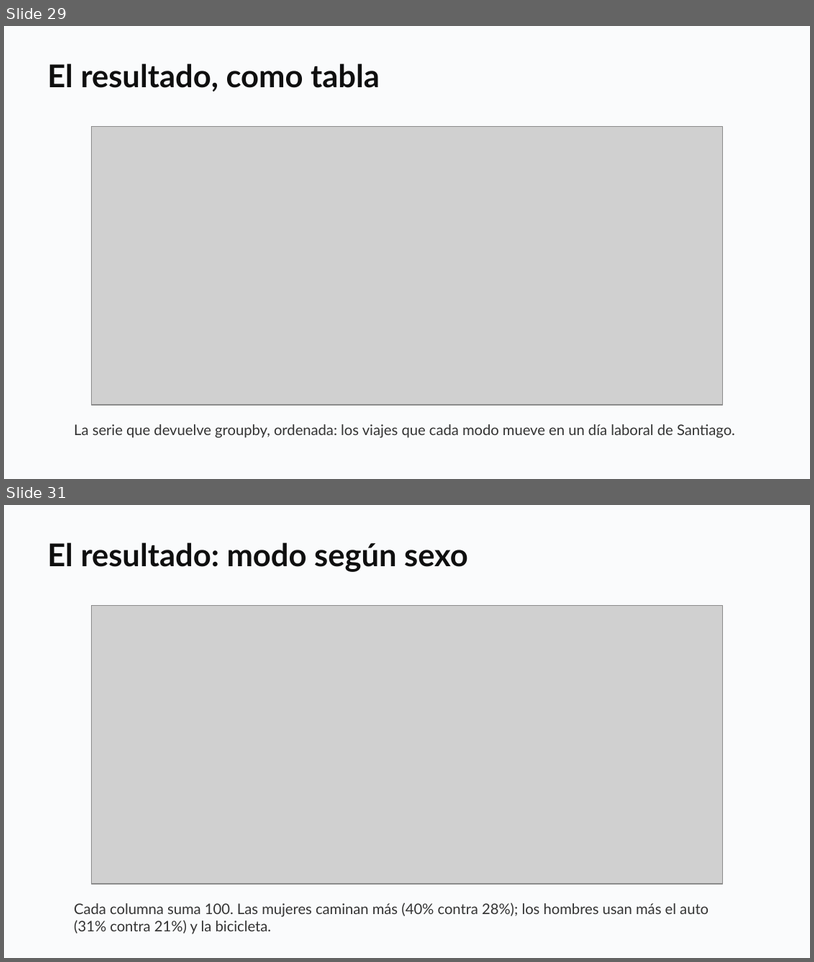
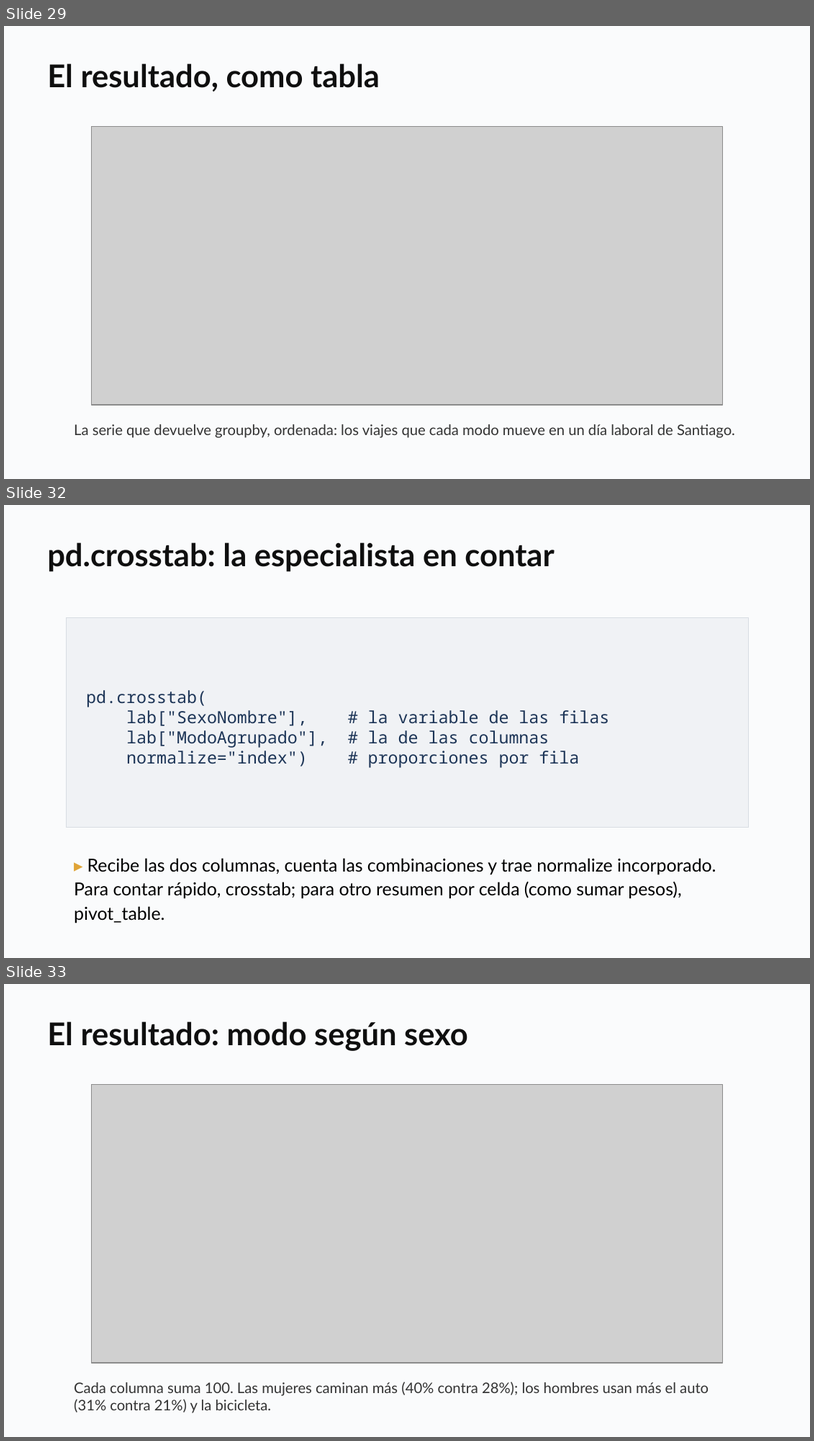
Before and after one commit to daniopitz/diplomado-cdd, a slide deck: presentaciones/clase03_eda_bivariado.pptx. Shown one above the other, each under a label of ours: slides 29 and 31 before the commit, slides 29, 32 and 33 after it; the slides between them are not shown. The pictures are 814x962 and 814x1441 pixels, drawn with LibreOffice and Linux fonts; fonts in the diff are those of the drawing; grey boxes stand for pictures. Boxes give left, top, right and bottom in pixels: in the first picture for what was removed or moved away, otherwise in the second. Text is boxed around its words. In the diff, an @@ line names an element or a change of style, - is before the commit and + after.

```diff
--- a/presentaciones/clase03_eda_bivariado.pptx
+++ b/presentaciones/clase03_eda_bivariado.pptx
@@ slide 32 added at box(4, 505, 810, 958), background #FFFFFF @@
@@ rectangle added at box(4, 505, 810, 958), fill #FAFBFC @@
@@ text added at box(47, 542, 554, 572), 28 pt, text #0F0F0F, bold @@
+pd.crosstab: la especialista en contar
@@ rectangle added at box(66, 618, 749, 828), fill #F0F2F5, outline #D8DDE3 0.75 pt, 15 pt, text #1D3557 @@
+pd.crosstab(
+lab["SexoNombre"], # la variable de las filas
+lab["ModoAgrupado"], # la de las columnas
+normalize="index") # proporciones por fila
@@ text added at box(74, 858, 716, 923), 16 pt, text #000000 @@
+▸ Recibe las dos columnas, cuenta las combinaciones y trae normalize incorporado. Para contar rápido, crosstab; para otro resumen por celda (como sumar pesos), pivot_table.
@@ what was slide 31 is now slide 33 @@
```
Also in this commit, not shown: 1 slide changed, 1 other slide added, 3 other files.
